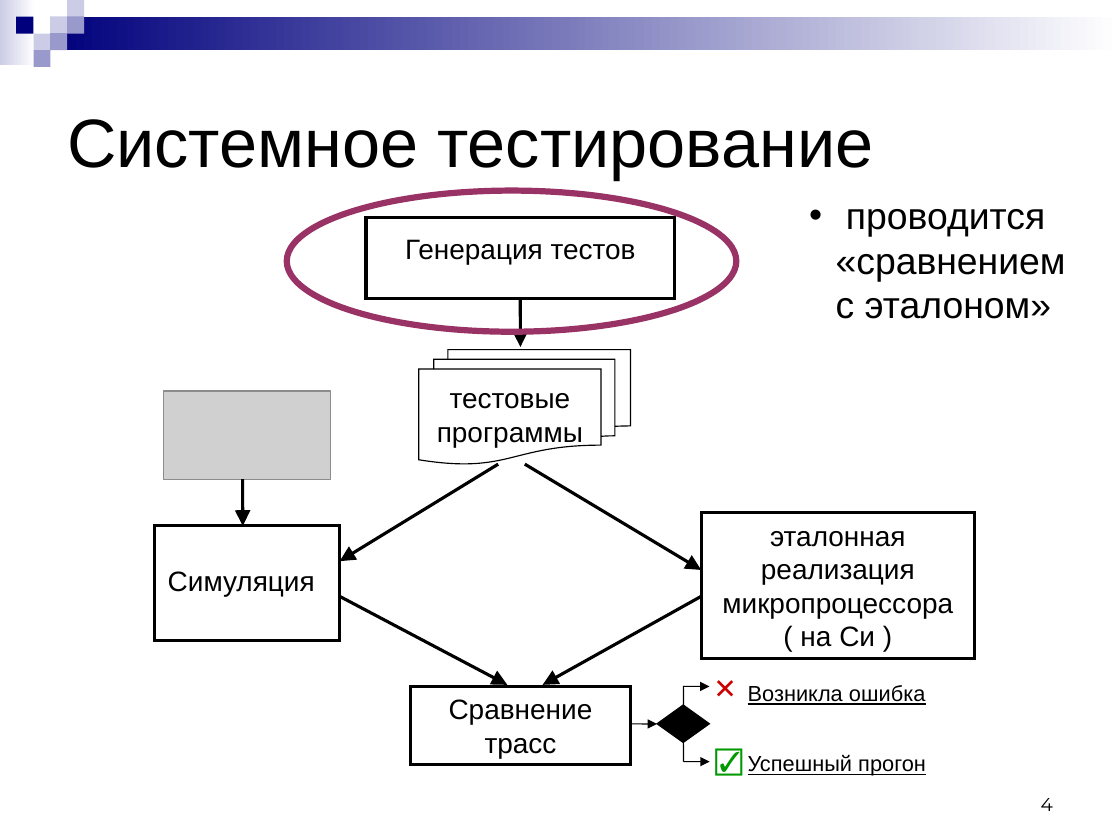
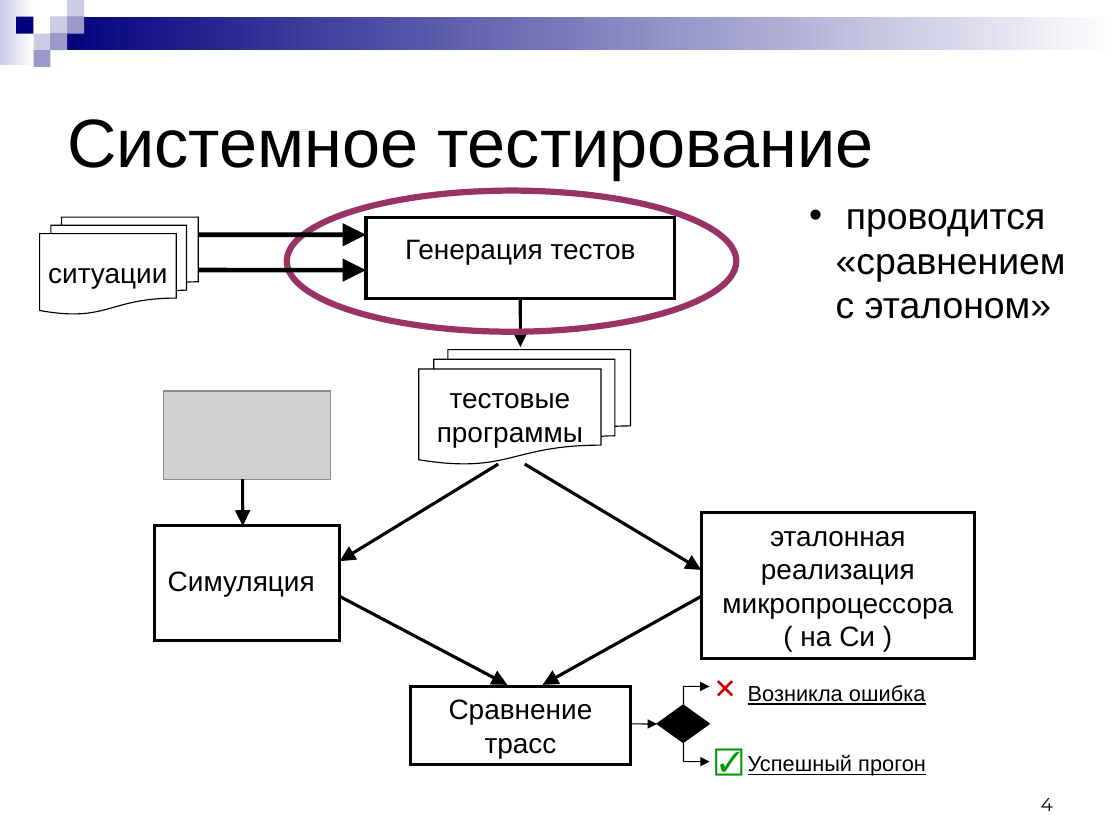
Before and after one commit to kornevgen/tesla-project, a slide deck: slide 4 of papers/LomoRead-2010/lomonosov-talk.ppt. Drawn at 1120x840 pixels with LibreOffice and Linux fonts; fonts in the diff are those of the drawing; grey boxes stand for pictures. Boxes give left, top, right and bottom in pixels: in the first picture for what was removed or moved away, otherwise in the second. Text is boxed around its words. In the diff, an @@ line names an element or a change of style, - is before the commit and + after.

```diff
--- a/papers/LomoRead-2010/lomonosov-talk.ppt
+++ b/papers/LomoRead-2010/lomonosov-talk.ppt
@@ flow chart multidocument added at <box>39,217,198,315</box>, outline #000000 0.74 pt, 18 pt, text #000000 @@
+ситуации
@@ arrow added from (198, 235) to (366, 235), #000000 3 pt @@
@@ arrow added from (198, 270) to (366, 270), #000000 3 pt @@
```
Also in this commit, not shown: 3 other slides changed, 1 other file.
